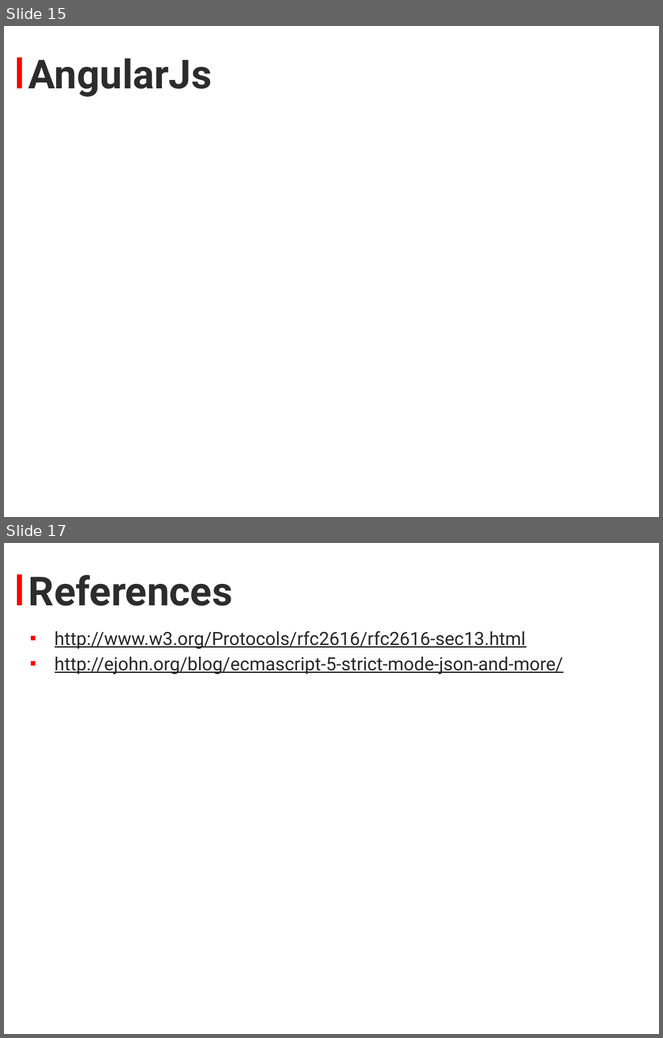
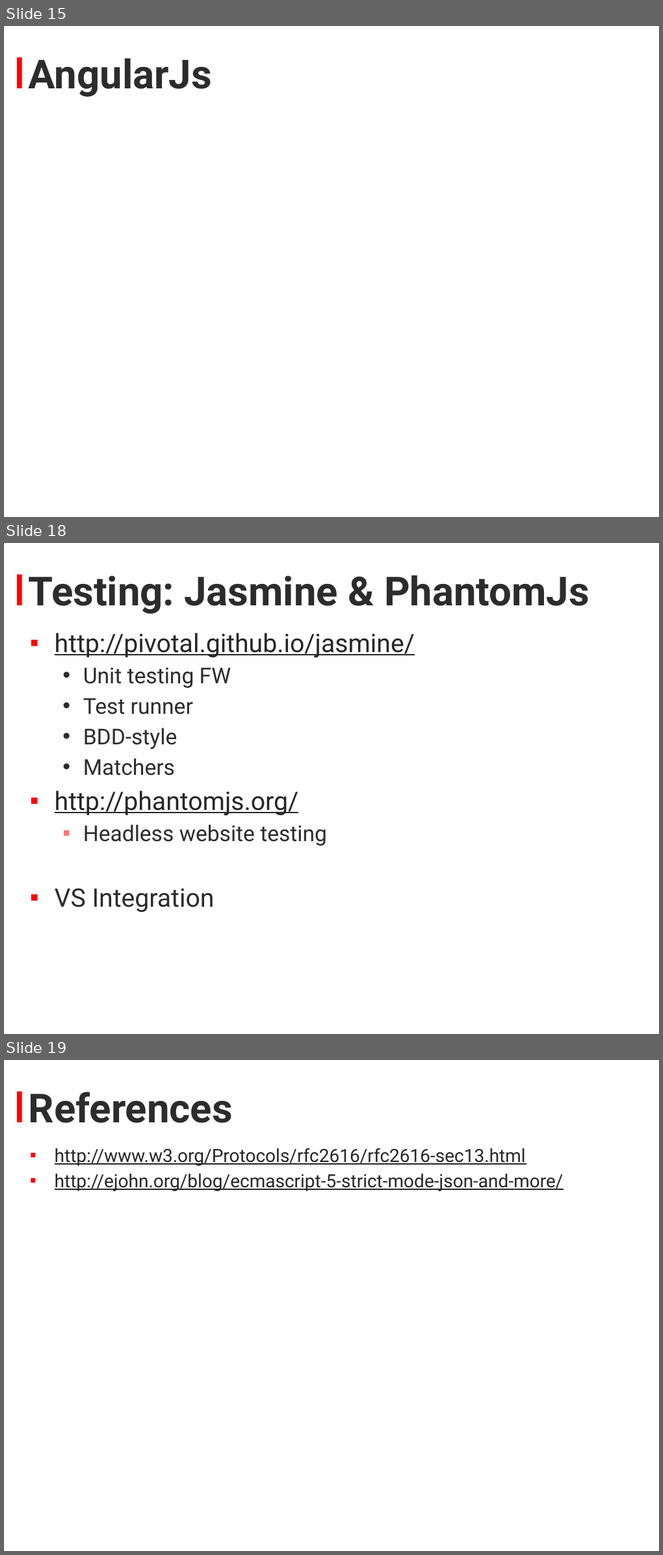
Before and after one commit to KyorCode/Bootcamp2013, a slide deck: Bootcamp_2013_Javascript.pptx. Shown one above the other, each under a label of ours: slides 15 and 17 before the commit, slides 15, 18 and 19 after it; the slides between them are not shown. The pictures are 663x1038 and 663x1555 pixels, drawn with LibreOffice and Linux fonts; fonts in the diff are those of the drawing; background and template pictures are left out. Boxes give left, top, right and bottom in pixels: in the first picture for what was removed or moved away, otherwise in the second. Text is boxed around its words. In the diff, an @@ line names an element or a change of style, - is before the commit and + after.

Commit message:
Added testing part to PPT

```diff
--- a/Bootcamp_2013_Javascript.pptx
+++ b/Bootcamp_2013_Javascript.pptx
@@ slide 18 added at box(4, 543, 659, 1034), background #FFFFFF; not listed: 1 template element that a slide beside it also shows @@
@@ title added at box(29, 575, 590, 614), 44 pt, text #2C2C2C, bold @@
+Testing: Jasmine & PhantomJs
@@ text added at box(55, 633, 415, 912), 28 pt, text #2C2C2C @@
+▪ http://pivotal.github.io/jasmine/
+    • Unit testing FW
+    • Test runner
+    • BDD-style
+    • Matchers
+▪ http://phantomjs.org/
+  ▪ Headless website testing
+▪ VS Integration
@@ what was slide 17 is now slide 19 @@
```
Also in this commit, not shown: 1 slide changed, 1 other slide added.
